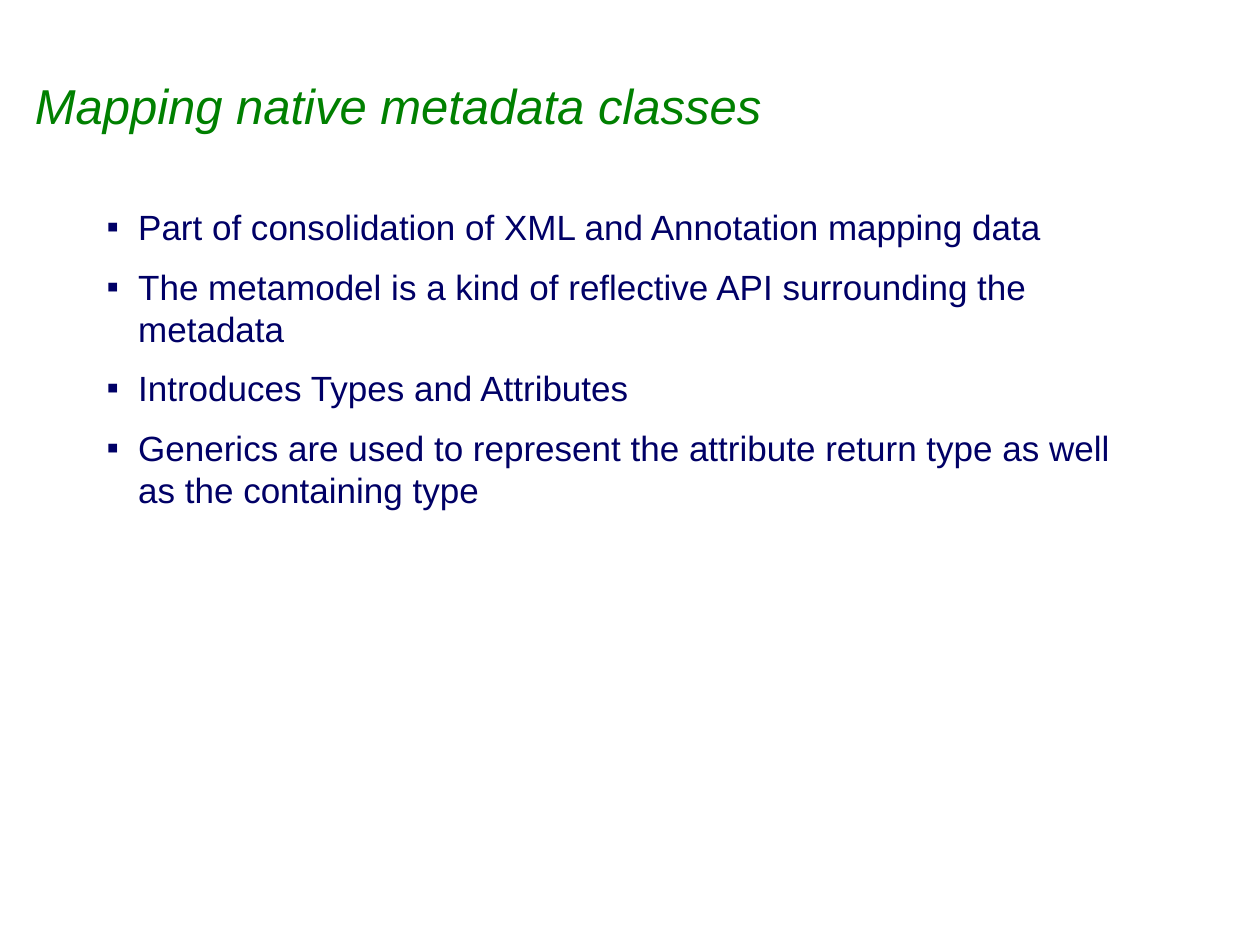
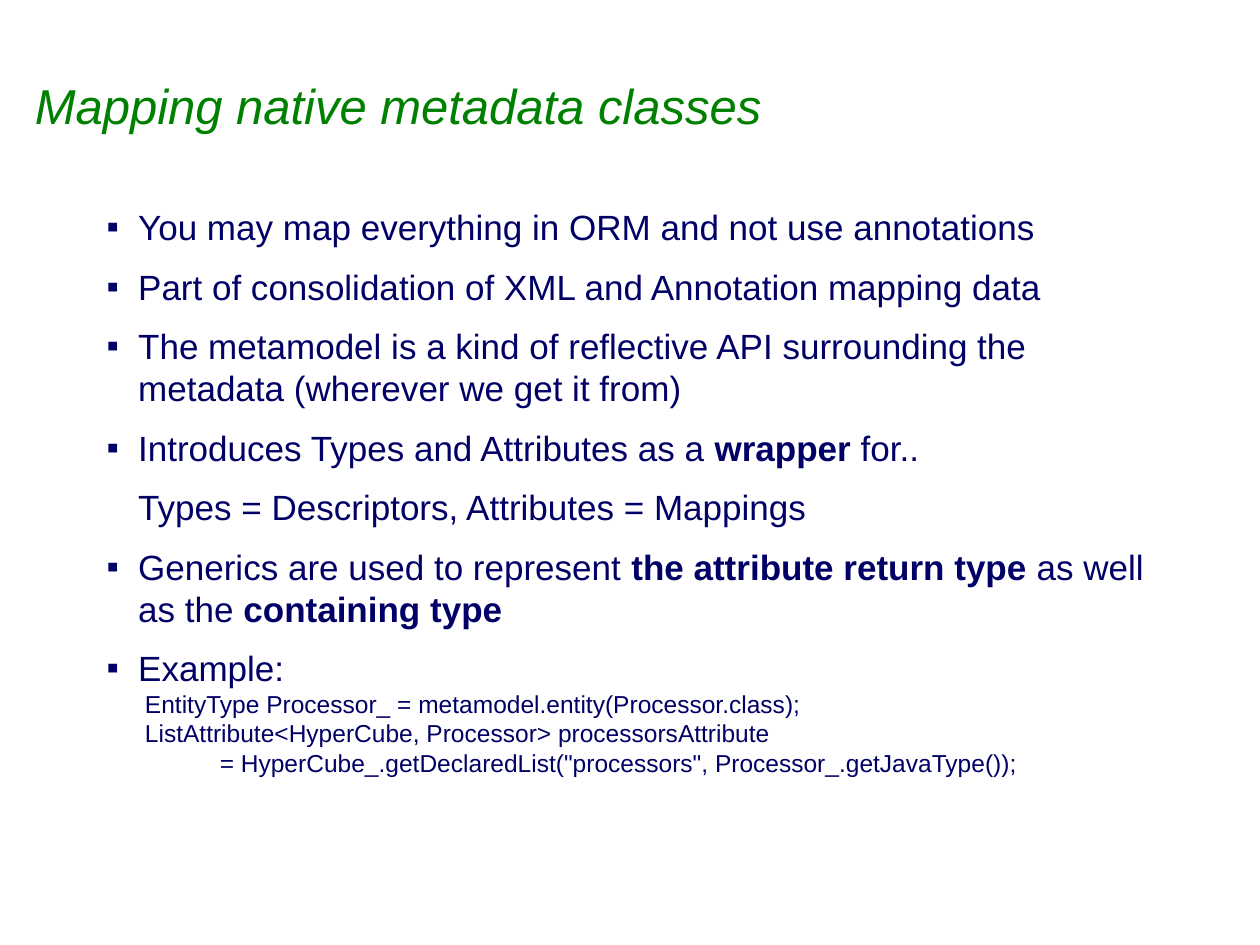
Before and after one commit to sabineheider/incubator, a slide deck: slide 5 of summit-2010/EclipseLink_JPA2_Metamodel.ppt. Drawn at 1260x945 pixels with LibreOffice and Linux fonts; fonts in the diff are those of the drawing; background and template pictures are left out. Boxes give left, top, right and bottom in pixels: in the first picture for what was removed or moved away, otherwise in the second. Text is boxed around its words. In the diff, an @@ line names an element or a change of style, - is before the commit and + after.

Commit message:
312854: EclipseLink Summit 2010 : Metamodel API PPT initial rough draft submission 3 http://wiki.eclipse.org/EclipseLink/Development/Summit/Topics#JPA_2.0

```diff
--- a/summit-2010/EclipseLink_JPA2_Metamodel.ppt
+++ b/summit-2010/EclipseLink_JPA2_Metamodel.ppt
@@ text at (x1=138, y1=214, x2=1034, y2=247): paragraph added @@
+▪ You may map everything in ORM and not use annotations
@@ text at (x1=138, y1=333, x2=1026, y2=527): text changed @@
-▪ The metamodel is a kind of reflective API surrounding the metadata
-▪ Introduces Types and Attributes
+▪ The metamodel is a kind of reflective API surrounding the metadata (wherever we get it from)
+▪ Introduces Types and Attributes as a wrapper for..
+Types = Descriptors, Attributes = Mappings
@@ text at (x1=138, y1=554, x2=1143, y2=629): bold on in "the attribute return type containing type" @@
@@ text at (x1=138, y1=655, x2=1016, y2=777): paragraph added @@
+▪ Example:
+  EntityType Processor_ = metamodel.entity(Processor.class);
+  ListAttribute<HyperCube, Processor> processorsAttribute
+  = HyperCube_.getDeclaredList("processors", Processor_.getJavaType());
```
Also in this commit, not shown: 10 other slides changed, 1 slide added, 2 slides removed.
